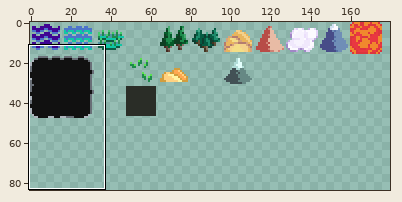
One commit to this sprite sheet: assets/tiles.png. The picture above shows the old version from afar; the outline marks the close-up.
Close-up. Old version:
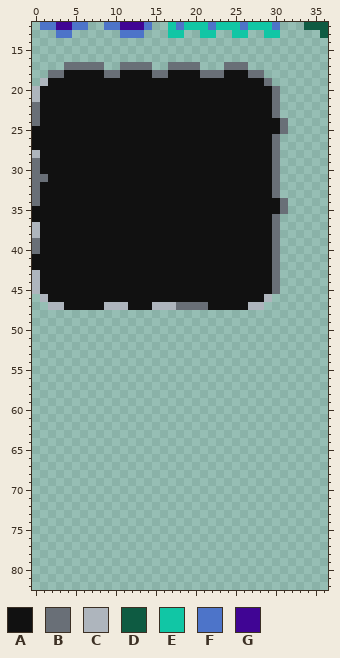
The file is 512x512 pixels. Colours within 5 levels of each other are drawn and written as one. Shown: x 0..36, y 12..82. The wide view leaves out empty margins.
Palette (. is transparent): A #111111  B #696f77  C #aeb5bd  D #0e5b42  E #11c6a5  F #4d74c9  G #400594
The same view after the edit:
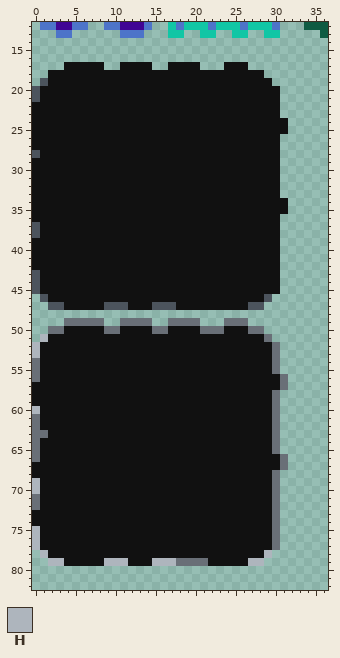
Colours new in this view: H #aeb5bd
The author wrote: darken fog tile
The edit:
colour C: #aeb5bd -> #4c545d
Changed rows in their new state; - is a pixel that keeps its letter.
first column x 0:
17 ----AAAAA--AAAA--AAAA---AAA-----
18 --AA-----AA----AA----AAA---AA---
19 -----------------------------A--
20 ------------------------------A-
21 ------------------------------A-
22 A-----------------------------A-
23 A-----------------------------A-
24 A------------------------------A
25 -------------------------------A
26 ------------------------------A-
27 ------------------------------A-
28 ------------------------------A-
29 A-----------------------------A-
30 A-----------------------------A-
31 AA----------------------------A-
32 A-----------------------------A-
33 A-----------------------------A-
34 A------------------------------A
35 -------------------------------A
36 ------------------------------A-
37 ------------------------------A-
38 ------------------------------A-
39 A-----------------------------A-
40 A-----------------------------A-
41 ------------------------------A-
42 ------------------------------A-
43 ------------------------------A-
44 ------------------------------A-
45 ------------------------------A-
47 ------------------AAAA----------
49 ----BBBBB--BBBB--BBBB---BBB-----
50 --BBAAAAABBAAAABBAAAABBBAAABB---
51 -HAAAAAAAAAAAAAAAAAAAAAAAAAAAB--
52 HAAAAAAAAAAAAAAAAAAAAAAAAAAAAAB-
53 HAAAAAAAAAAAAAAAAAAAAAAAAAAAAAB-
54 BAAAAAAAAAAAAAAAAAAAAAAAAAAAAAB-
55 BAAAAAAAAAAAAAAAAAAAAAAAAAAAAAB-
56 BAAAAAAAAAAAAAAAAAAAAAAAAAAAAAAB
57 AAAAAAAAAAAAAAAAAAAAAAAAAAAAAAAB
58 AAAAAAAAAAAAAAAAAAAAAAAAAAAAAAB-
59 AAAAAAAAAAAAAAAAAAAAAAAAAAAAAAB-
60 HAAAAAAAAAAAAAAAAAAAAAAAAAAAAAB-
61 BAAAAAAAAAAAAAAAAAAAAAAAAAAAAAB-
62 BAAAAAAAAAAAAAAAAAAAAAAAAAAAAAB-
63 BBAAAAAAAAAAAAAAAAAAAAAAAAAAAAB-
64 BAAAAAAAAAAAAAAAAAAAAAAAAAAAAAB-
65 BAAAAAAAAAAAAAAAAAAAAAAAAAAAAAB-
66 BAAAAAAAAAAAAAAAAAAAAAAAAAAAAAAB
67 AAAAAAAAAAAAAAAAAAAAAAAAAAAAAAAB
68 AAAAAAAAAAAAAAAAAAAAAAAAAAAAAAB-
69 HAAAAAAAAAAAAAAAAAAAAAAAAAAAAAB-
70 HAAAAAAAAAAAAAAAAAAAAAAAAAAAAAB-
71 BAAAAAAAAAAAAAAAAAAAAAAAAAAAAAB-
72 BAAAAAAAAAAAAAAAAAAAAAAAAAAAAAB-
73 AAAAAAAAAAAAAAAAAAAAAAAAAAAAAAB-
74 AAAAAAAAAAAAAAAAAAAAAAAAAAAAAAB-
75 HAAAAAAAAAAAAAAAAAAAAAAAAAAAAAB-
76 HAAAAAAAAAAAAAAAAAAAAAAAAAAAAAB-
77 HAAAAAAAAAAAAAAAAAAAAAAAAAAAAAB-
78 -HAAAAAAAAAAAAAAAAAAAAAAAAAAAH--
79 --HHAAAAAHHHAAAHHHBBBBAAAAAHH---
Changed places in both close-ups, as pixel boxes (x1, y1, x2, y2):
changed: (32, 62, 288, 566)
